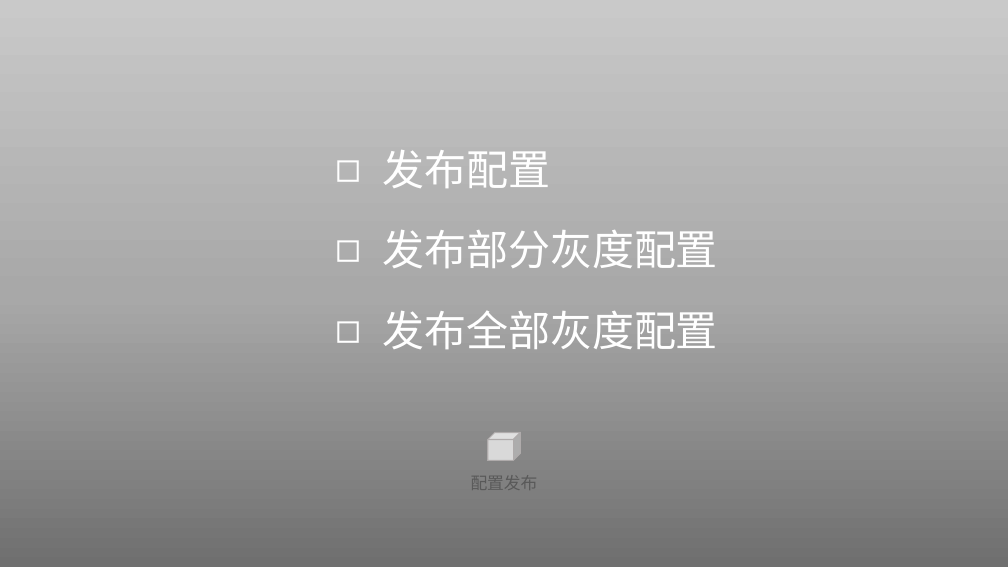
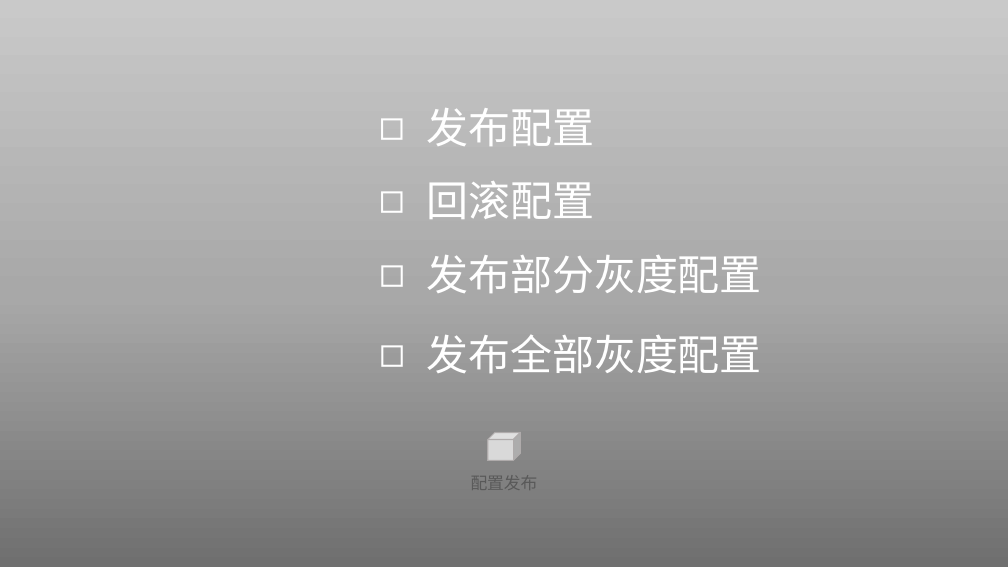
Before and after one commit to RickJou/designer, a slide deck: slide 53 of 我画的小图/配置中心/apollo操作手册.pptx. Drawn at 1008x567 pixels with LibreOffice and Linux fonts; fonts in the diff are those of the drawing; background and template pictures are left out. Boxes give left, top, right and bottom in pixels: in the first picture for what was removed or moved away, otherwise in the second. Text is boxed around its words. In the diff, an @@ line names an element or a change of style, - is before the commit and + after.

```diff
--- a/我画的小图/配置中心/apollo操作手册.pptx
+++ b/我画的小图/配置中心/apollo操作手册.pptx
@@ text "发布配置": place and size @@
-text "发布配置" at [382,150,550,188]
+text "发布配置" at [426,108,594,146]
@@ text added at [426,181,594,219], 40 pt, text #FFFFFF @@
+◻ 回滚配置
@@ text "发布部分灰度配置": place and size @@
-text "发布部分灰度配置" at [382,230,718,268]
+text "发布部分灰度配置" at [426,255,762,293]
@@ text "发布全部灰度配置": place and size @@
-text "发布全部灰度配置" at [382,311,718,349]
+text "发布全部灰度配置" at [426,335,762,373]
```
Also in this commit, not shown: 4 other slides changed, 15 slides added, 1 slide removed.
